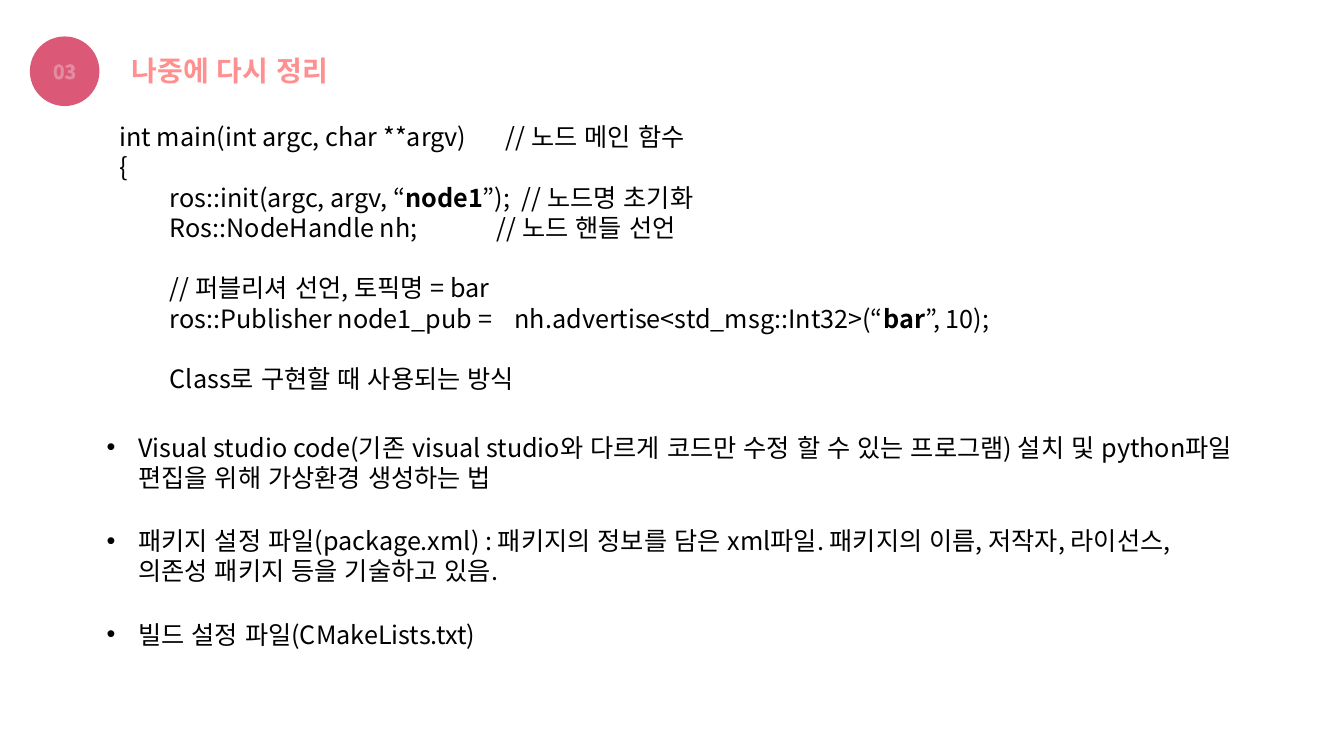
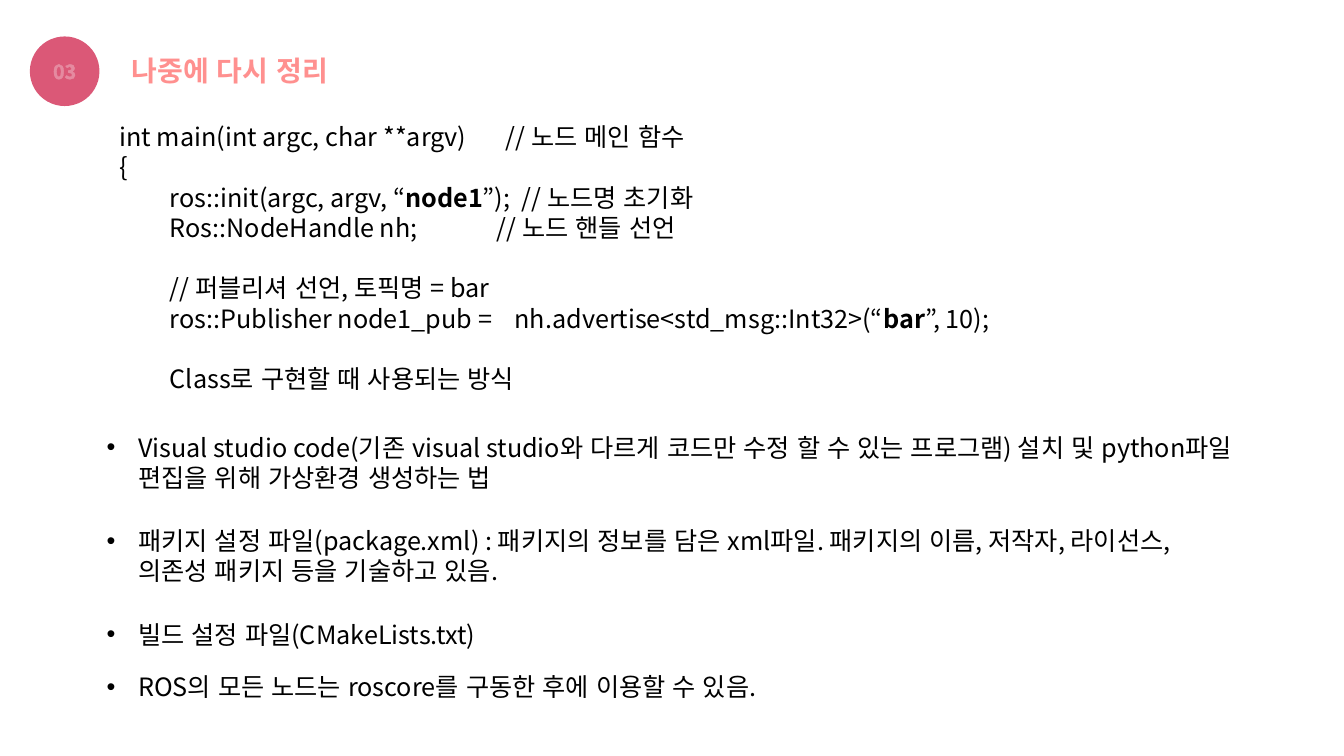
Before and after one commit to choeunyoung0208/silverzero, a slide deck: slide 10 of Turtlebot/Ubuntu & ROS.pptx. Drawn at 1344x756 pixels with LibreOffice and Linux fonts; fonts in the diff are those of the drawing. Boxes give left, top, right and bottom in pixels: in the first picture for what was removed or moved away, otherwise in the second. Text is boxed around its words. In the diff, an @@ line names an element or a change of style, - is before the commit and + after.

```diff
--- a/Turtlebot/Ubuntu & ROS.pptx
+++ b/Turtlebot/Ubuntu & ROS.pptx
@@ text added at (x1=138, y1=675, x2=756, y2=698), 18 pt, text #000000 @@
+• ROS의 모든 노드는 roscore를 구동한 후에 이용할 수 있음.
```
Also in this commit, not shown: 2 other slides changed, 1 other file.
